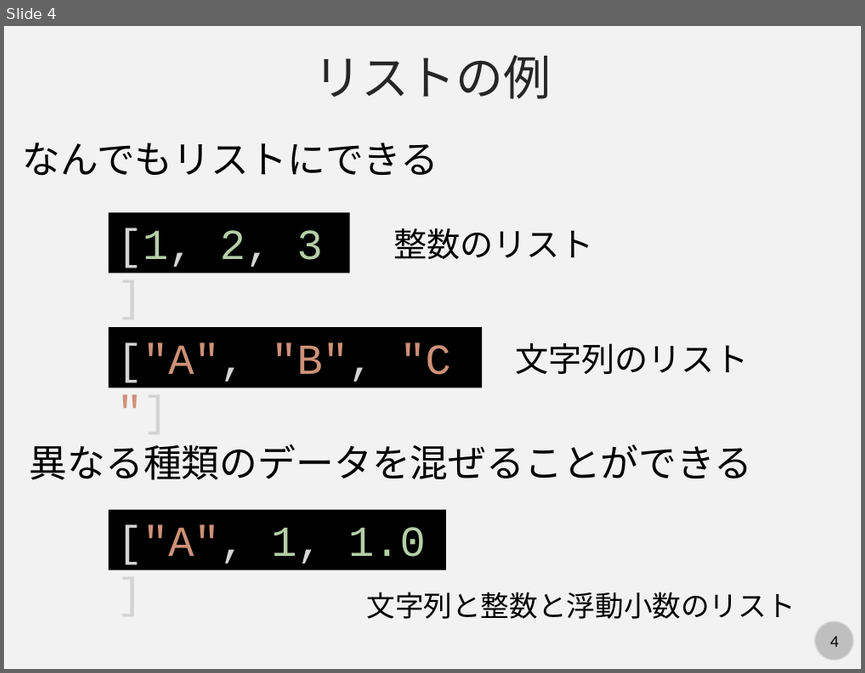
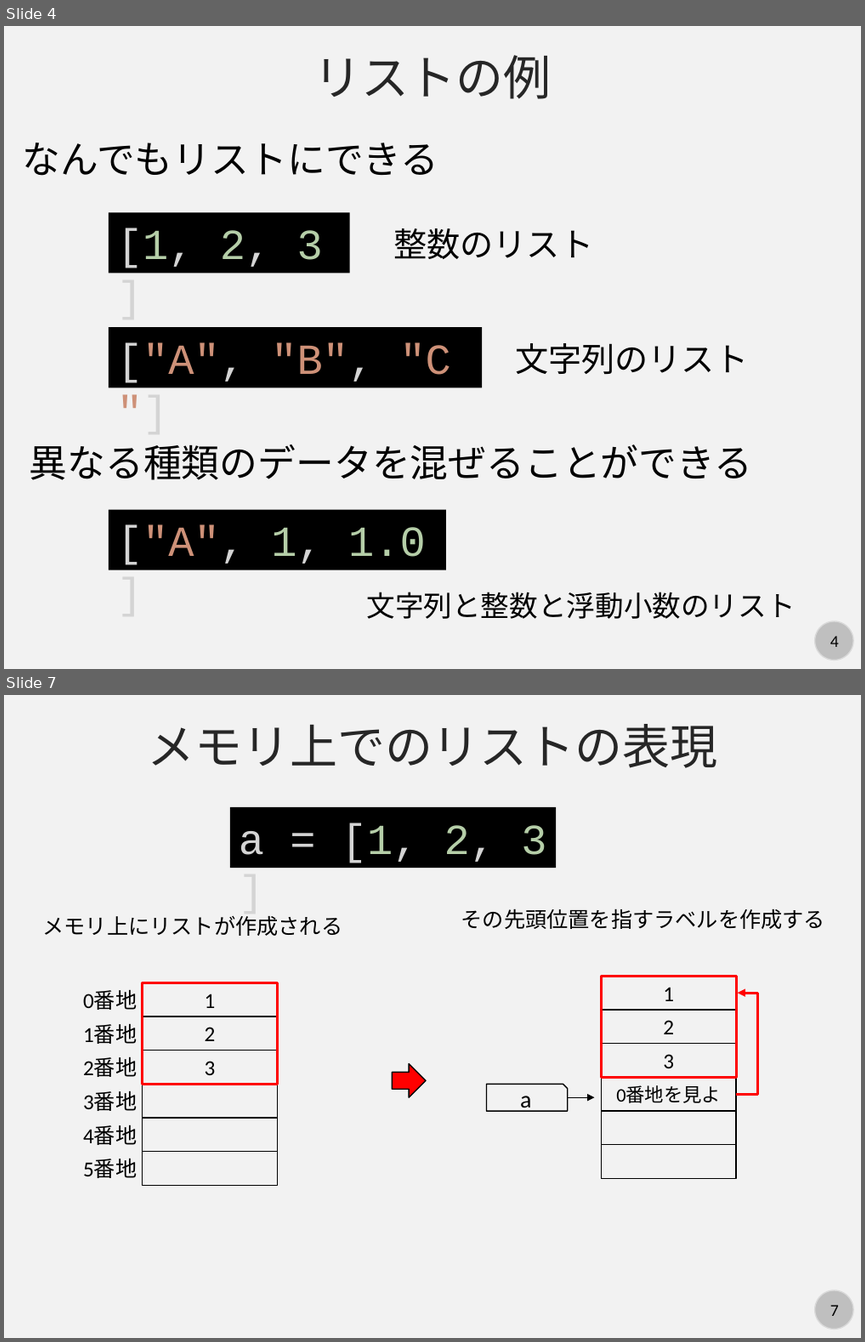
Before and after one commit to kaityo256/python_zero, a slide deck: list/fig/slide.pptx. Shown one above the other, each under a label of ours: slide 4 before the commit, slides 4 and 7 after it; the slides between them are not shown. The pictures are 865x673 and 865x1342 pixels, drawn with LibreOffice and Linux fonts; fonts in the diff are those of the drawing. Boxes give left, top, right and bottom in pixels: in the first picture for what was removed or moved away, otherwise in the second. Text is boxed around its words. In the diff, an @@ line names an element or a change of style, - is before the commit and + after.

```diff
--- a/list/fig/slide.pptx
+++ b/list/fig/slide.pptx
@@ slide 7 added at [4, 695, 861, 1338], background #F2F2F2; not listed: 2 template elements that a slide beside it also shows @@
@@ text added at [147, 724, 717, 768], 40 pt, text #262626 @@
+メモリ上でのリストの表現
@@ rectangle added at [230, 807, 556, 868], fill #000000, 36 pt, text #D4D4D4 @@
+a = [1, 2, 3]
@@ text added at [43, 916, 343, 936], 18 pt, text #000000 @@
+メモリ上にリストが作成される
@@ text added at [461, 908, 825, 929], 18 pt, text #000000 @@
+その先頭位置を指すラベルを作成する
@@ text added at [83, 990, 137, 1009], 18 pt, text #000000 @@
+0番地
@@ rectangle added at [142, 983, 277, 1016], outline #000000 1 pt, 18 pt, text #000000 @@
+1
@@ rectangle added at [142, 983, 277, 1084], outline #FF0000 2.25 pt @@
@@ rectangle added at [602, 976, 736, 1009], outline #000000 1 pt, 18 pt, text #000000 @@
+1
@@ rectangle added at [602, 976, 736, 1077], outline #FF0000 2.25 pt @@
@@ elbow arrow added from (736, 1095) to (738, 993), #FF0000 2.25 pt @@
@@ text added at [83, 1024, 137, 1043], 18 pt, text #000000 @@
+1番地
@@ rectangle added at [142, 1016, 277, 1049], outline #000000 1 pt, 18 pt, text #000000 @@
+2
@@ rectangle added at [602, 1009, 736, 1043], outline #000000 1 pt, 18 pt, text #000000 @@
+2
@@ rectangle added at [142, 1049, 277, 1083], outline #000000 1 pt, 18 pt, text #000000 @@
+3
@@ rectangle added at [602, 1043, 736, 1077], outline #000000 1 pt, 18 pt, text #000000 @@
+3
@@ text added at [83, 1058, 137, 1077], 18 pt, text #000000 @@
+2番地
@@ right arrow added at [392, 1063, 426, 1097], fill #FF0000, outline #000000 1 pt @@
@@ text added at [83, 1092, 137, 1111], 18 pt, text #000000 @@
+3番地
@@ rectangle added at [142, 1084, 277, 1117], outline #000000 1 pt @@
@@ snip rect added at [487, 1084, 567, 1111], outline #000000 1 pt, 20 pt, text #000000 @@
+a
@@ arrow added from (567, 1097) to (595, 1097), #000000 1 pt @@
@@ rectangle added at [602, 1077, 736, 1111], outline #000000 1 pt, 16 pt, text #000000 @@
+0番地を見よ
@@ text added at [83, 1125, 137, 1145], 18 pt, text #000000 @@
+4番地
@@ rectangle added at [142, 1117, 277, 1151], outline #000000 1 pt @@
@@ rectangle added at [602, 1111, 736, 1144], outline #000000 1 pt @@
@@ rectangle added at [142, 1151, 277, 1185], outline #000000 1 pt @@
@@ rectangle added at [602, 1145, 736, 1179], outline #000000 1 pt @@
@@ text added at [83, 1159, 137, 1178], 18 pt, text #000000 @@
+5番地
```
Also in this commit, not shown: 2 slides changed, 6 other slides added, 2 other files.
